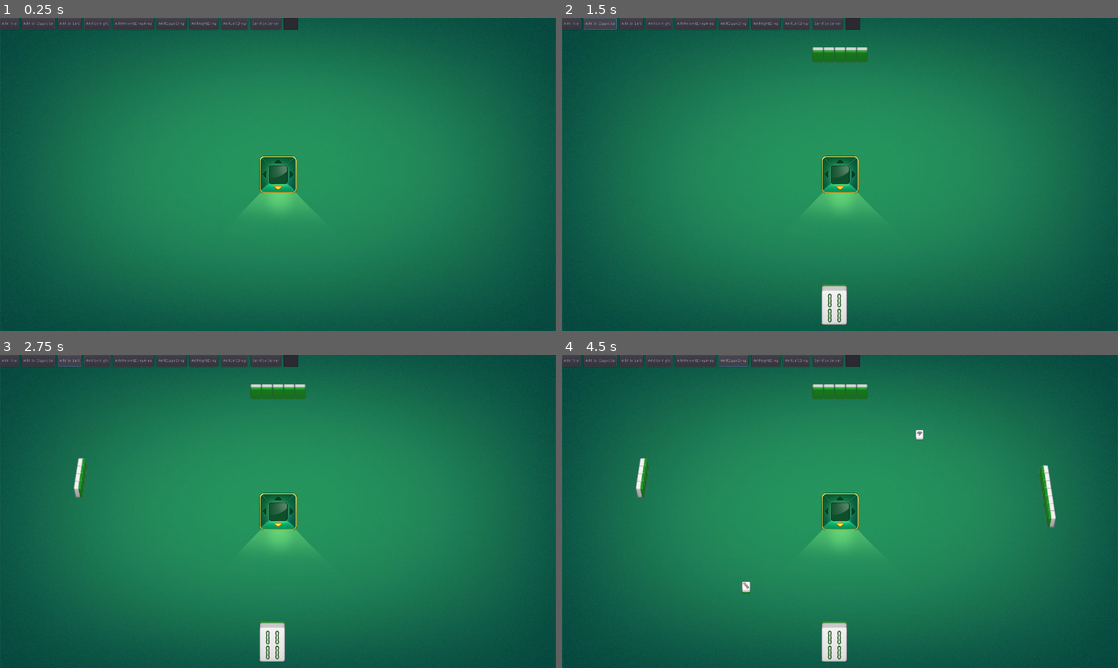
Above: before the commit, frames 1-4 (two rows, left to right).
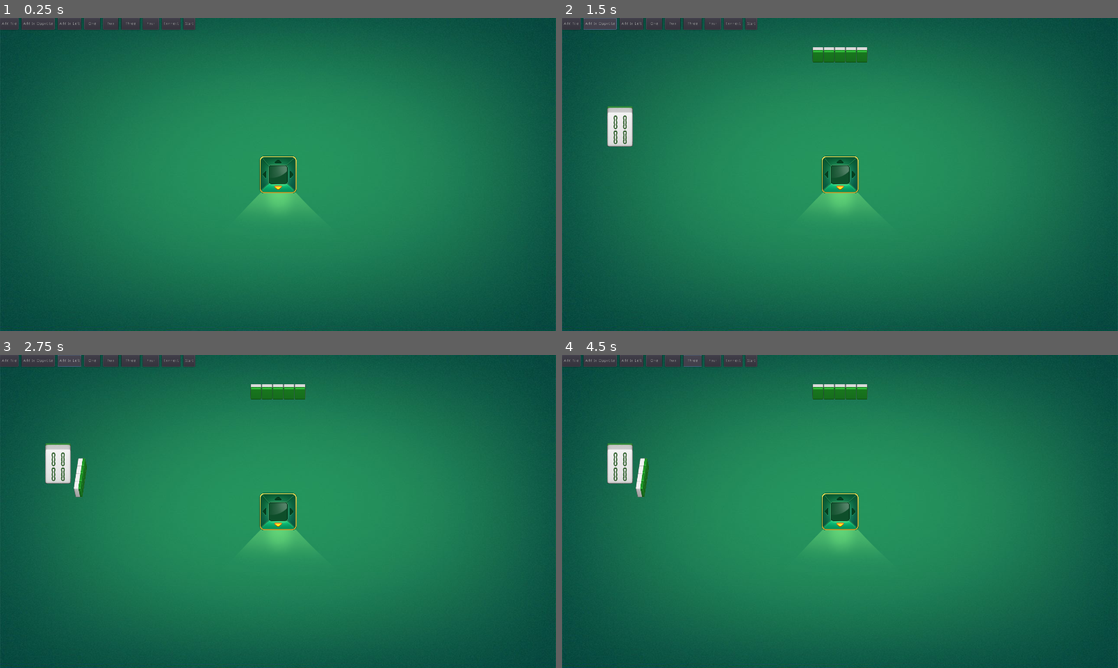
Above: after the commit, the same moments.

Repository: c-my/MahjongGame
Game: Godot game, scene res://Table.tscn
Same seed, same stepped clock (60 frames per second), same inputs: the game is played once before the commit and once after it. Before the commit the project has no main scene; this scene is started directly in both runs.
Inputs:
- Up to frame 1 (0.25 s): no input
- Up to frame 2 (1.5 s): click "Add Tile" at 0.5 s; click "Add to Oppotite" at 1.25 s
- Up to frame 3 (2.75 s): click "Add to Left" at 2 s
- Up to frame 4 (4.5 s): click "Add to Right" (after the commit: "One") at 2.75 s; click "AddBoomtDropArea" (after the commit: "Two") at 3.5 s; click "AddOppoDrop" (after the commit: "Three") at 4.25 s

The runs differ from the first frame. In frame 1, 0.9% of the frame differs, in the area x 15-54%, y 0-4%; in frame 2, 2.1%; in frame 3, 2.2%; in frame 4, 2.7%, in the area x 8-89%, y 0-98%.

Commit message:
interact with server

Diff:
--- a/BottomDropArea.gd
+++ b/BottomDropArea.gd
@@ -5,18 +5,16 @@
 # var a = 2
 # var b = "text"
 
-var tiles = []
 var texture
 
 
 # Called when the node enters the scene tree for the first time.
 func _ready():
 	texture = ImageTexture.new()
-	texture.load("res://Asset/Tile/DropTileBottom.png")
+	texture = load("res://Asset/Tile/DropTileBottom.png")
 
 func add_tile(suit, number):
 	var tile = get_tile_instance(suit, number)
-	tiles.append(tile)
 	add_child(tile)
 	show_tiles()
 
@@ -26,13 +24,18 @@
 	tile.centered = false
 	tile.vframes = 7
 	tile.hframes = 9
-	tile.frame_coords = Vector2(suit, number)
+	tile.frame_coords = Vector2(number-1, suit)
 	return tile
 
 func show_tiles():
-	for i in range(tiles.size()):
-		tiles[i].position = Vector2(i*Constants.Tile.BOTTOM_DROP_WIDTH, 0)
+	for i in range(get_children().size()):
+		get_children()[i].position = Vector2(i*Constants.Tile.BOTTOM_DROP_WIDTH, 0)
 	pass
+
+func clear_tiles():
+	for tile in get_children():
+		remove_child(tile)
+		tile.queue_free()
 
 # Called every frame. 'delta' is the elapsed time since the previous frame.
 #func _process(delta):
--- a/BottomHand.gd
+++ b/BottomHand.gd
@@ -5,6 +5,8 @@
 # var a = 2
 # var b = "text"
 
+var new_tile_suit = 0
+var new_tile_number = 0
 
 # Called when the node enters the scene tree for the first time.
 func _ready():
@@ -12,25 +14,46 @@
 
 func add_tile_by_instance(tile):
 	add_child(tile)
-	show_tiles()
+#	show_tiles()
 
 func remove_tile_by_instance(tile):
 	remove_child(tile)
-	show_tiles()
+#	show_tiles()
+
+func clear_tiles():
+	for child in get_children():
+		remove_child(child)
+		child.queue_free()
+
+func set_new_tile(suit, number):
+	new_tile_suit = suit
+	new_tile_number = number
 
 func show_tiles():
 	var tiles = get_children()
 	var length = tiles.size()*Constants.Tile.WIDTH
 	var y = Constants.Screen.HEIGHT - Constants.Table.BOTTOM_HAND_MARGIN_Y - Constants.Tile.HEIGHT
 	var x = (Constants.Screen.WIDTH - Constants.Table.BOTTOM_LIE_WIDTH - length)/2.0
-	print_debug(x,", ",y)
+	var new_tile_flag = true
+	var new_tile_index = -1
+
 	set_position(Vector2(x, y))
 	for i in range(tiles.size()):
+#		if new_tile_flag and new_tile_number!=0 and tiles[i].suit==new_tile_number and tiles[i].number==new_tile_number:
+#			new_tile_flag = false
+#			new_tile_index = i
+#			continue
 		if not tiles[i].is_selected:
 			tiles[i].position = Vector2(i*Constants.Tile.WIDTH, 0)
 		else:
 			tiles[i].position = Vector2(i*Constants.Tile.WIDTH, -Constants.Tile.SELECT_HEIGHT)
-	print_debug("show_tiles")
+
+#	if new_tile_index!=-1:
+#		var new_tile = tiles[new_tile_index]
+#		if not tiles[new_tile_index].is_selected:
+#			new_tile.position = Vector2((length+1)*Constants.Tile.WIDTH, 0)
+#		else:
+#			new_tile.position = Vector2((length+1), -Constants.Tile.SELECT_HEIGHT)
 
 func sort_tiles():
 	pass
--- a/ConnManager.gd
+++ b/ConnManager.gd
@@ -8,10 +8,9 @@
 var url = "ws://127.0.0.1"
 var port = "1114"
 
-enum MsgType {GameMsg = 0, ChatMsg}
-enum PlayerAction {Start, Deal, Chow, Pong, Kong, Win}
-
-signal deal_tiles
+signal recv_game_msg
+signal deal_tiles	# 发牌
+signal draw_tile	# 抓牌
 
 
 # Our WebSocketClient instance
@@ -27,6 +26,9 @@
 	# Alternatively, you could check get_peer(1).get_available_packets() in a loop.
 	_client.connect("data_received", self, "_on_data")
 
+
+
+func connect_ws():
 	# Initiate connection to the given URL.
 	var err = _client.connect_to_url(url+":"+port)
 	if err != OK:
@@ -58,14 +60,25 @@
 	print("Got data from server: ", data_recv)
 	var json_recv = JSON.parse(data_recv)
 	var json = json_recv.result
-	if json["msg_type"]==MsgType.GameMsg:
-		if json["available_actions"][0]==PlayerAction.Deal:
-			print_debug("current tiles: ", json["current_tile"])
-			print_debug("type: ", typeof(json["current_tile"]))
-			emit_signal("deal_tiles", json)
+	if json["msg_type"]==Message.msg_type.GAME_MSG:
+		emit_signal("recv_game_msg", json)
 	print_debug("msg_type: ", json_recv.result["msg_type"])
 
 func _process(delta):
 	# Call this in _process or _physics_process. Data transfer, and signals
 	# emission will only happen when calling this function.
 	_client.poll()
+
+func send_start():
+	var msg = Message.game_msg_dict
+	msg["action"]=Message.player_action.START
+	msg["chow_type"] = Message.chow_type.NAC
+	send_message(to_json(msg))
+
+func send_discard(tile, order):
+	var msg = Message.game_msg_dict
+	msg["action"]=Message.player_action.DISCARD
+	msg["tile"] = tile
+	msg["table_order"] = order
+	msg["chow_type"] = Message.chow_type.NAC
+	send_message(to_json(msg))
--- a/LeftDropArea.gd
+++ b/LeftDropArea.gd
@@ -5,18 +5,16 @@
 # var a = 2
 # var b = "text"
 
-var tiles = []
 var texture
 
 
 # Called when the node enters the scene tree for the first time.
 func _ready():
 	texture = ImageTexture.new()
-	texture.load("res://Asset/Tile/DropTileSide.png")
+	texture = load("res://Asset/Tile/DropTileSide.png")
 
 func add_tile(suit, number):
 	var tile = get_tile_instance(suit, number)
-	tiles.append(tile)
 	add_child(tile)
 	show_tiles()
 
@@ -26,16 +24,20 @@
 	tile.centered = false
 	tile.vframes = 7
 	tile.hframes = 9
-	tile.frame_coords = Vector2(suit, number)
+	tile.frame_coords = Vector2(number-1, suit)
 	tile.flip_h = true
 	return tile
 
 func show_tiles():
-	for i in range(tiles.size()):
-		tiles[i].position = Vector2(-i*Constants.Tile.SIDE_DROP_DIFF,
+	for i in range(get_children().size()):
+		get_children()[i].position = Vector2(-i*Constants.Tile.SIDE_DROP_DIFF,
 				i*(Constants.Tile.SIDE_DROP_HEIGHT-Constants.Tile.SIDE_DROP_THICK))
 	pass
 
+func clear_tiles():
+	for tile in get_children():
+		remove_child(tile)
+		tile.queue_free()
 # Called every frame. 'delta' is the elapsed time since the previous frame.
 #func _process(delta):
 #	pass
--- a/LeftHand.gd
+++ b/LeftHand.gd
@@ -26,8 +26,6 @@
 
 
 func rearrange_tiles():
-	print_debug("tiles_count:", tiles.size())
-	print_debug("hand loc:", self.position)
 	for i in range(tiles.size()):
 		tiles[i].position = Vector2(-i*Constants.Tile.SIDE_HAND_DIFF, i*Constants.Tile.SIDE_HAND_WIDTH)
 
@@ -40,7 +38,7 @@
 # Called when the node enters the scene tree for the first time.
 func _ready():
 	texture = ImageTexture.new()
-	texture.load("res://Asset/Tile/LeftHand.png")
+	texture = load("res://Asset/Tile/LeftHand.png")
 
 
 # Called every frame. 'delta' is the elapsed time since the previous frame.
--- /dev/null
+++ b/Message.gd
@@ -0,0 +1,25 @@
+extends Node
+
+
+# Declare member variables here. Examples:
+# var a = 2
+# var b = "text"
+
+
+# Called when the node enters the scene tree for the first time.
+func _ready():
+	pass # Replace with function body.
+
+enum msg_type{GAME_MSG}
+
+enum player_action{START,DEAL, CHOW,PONG, EXPOSED_KONG, CONCEALED_KONG, ADDED_KONG, WIN, CANCEL, DISCARD, DRAW}
+
+enum chow_type{LEFT, MID, RIGHT, NAC}
+
+var game_msg_dict = {
+	"msg_type":msg_type.GAME_MSG,
+	"table_order":0,
+	"action":player_action.START,
+	"tile":{"suit":0,"number":0},
+	"chow_type":chow_type.NAC,
+}
--- a/OppositeDropArea.gd
+++ b/OppositeDropArea.gd
@@ -5,18 +5,16 @@
 # var a = 2
 # var b = "text"
 
-var tiles = []
 var texture
 
 
 # Called when the node enters the scene tree for the first time.
 func _ready():
 	texture = ImageTexture.new()
-	texture.load("res://Asset/Tile/DropTileOppo.png")
+	texture = load("res://Asset/Tile/DropTileOppo.png")
 
 func add_tile(suit, number):
 	var tile = get_tile_instance(suit, number)
-	tiles.append(tile)
 	add_child(tile)
 	show_tiles()
 
@@ -26,14 +24,18 @@
 	tile.centered = false
 	tile.vframes = 7
 	tile.hframes = 9
-	tile.frame_coords = Vector2(suit, number)
+	tile.frame_coords = Vector2(number-1, suit)
 	return tile
 
 func show_tiles():
-	for i in range(tiles.size()):
-		tiles[i].position = Vector2(-i*Constants.Tile.OPPOSITE_DROP_WIDTH, 0)
+	for i in range(get_children().size()):
+		get_children()[i].position = Vector2(-i*Constants.Tile.OPPOSITE_DROP_WIDTH, 0)
 	pass
 
+func clear_tiles():
+	for tile in get_children():
+		remove_child(tile)
+		tile.queue_free()
 # Called every frame. 'delta' is the elapsed time since the previous frame.
 #func _process(delta):
 #	pass
--- a/OppositeHand.gd
+++ b/OppositeHand.gd
@@ -26,8 +26,6 @@
 
 
 func rearrange_tiles():
-	print_debug("tiles_count:", tiles.size())
-	print_debug("hand loc:", self.position)
 	for i in range(tiles.size()):
 		tiles[i].position = Vector2(i*Constants.Tile.OPPOSITE_HAND_WIDTH, 0)
 	var x = (Constants.Screen.WIDTH - get_children().size()*Constants.Tile.OPPOSITE_HAND_WIDTH)/2.0
@@ -43,7 +41,7 @@
 # Called when the node enters the scene tree for the first time.
 func _ready():
 	texture = ImageTexture.new()
-	texture.load("res://Asset/Tile/OppositeHand.png")
+	texture = load("res://Asset/Tile/OppositeHand.png")
 
 
 # Called every frame. 'delta' is the elapsed time since the previous frame.
--- a/RightDropArea.gd
+++ b/RightDropArea.gd
@@ -5,18 +5,16 @@
 # var a = 2
 # var b = "text"
 
-var tiles = []
 var texture
 
 
 # Called when the node enters the scene tree for the first time.
 func _ready():
 	texture = ImageTexture.new()
-	texture.load("res://Asset/Tile/DropTileSide.png")
+	texture = load("res://Asset/Tile/DropTileSide.png")
 
 func add_tile(suit, number):
 	var tile = get_tile_instance(suit, number)
-	tiles.append(tile)
 	add_child(tile)
 	move_child(tile, 0)
 	show_tiles()
@@ -27,14 +25,19 @@
 	tile.centered = false
 	tile.vframes = 7
 	tile.hframes = 9
-	tile.frame_coords = Vector2(suit, number)
+	tile.frame_coords = Vector2(number-1, suit)
 	return tile
 
 func show_tiles():
-	for i in range(tiles.size()):
-		tiles[i].position = Vector2(-i*Constants.Tile.SIDE_DROP_DIFF,
+	for i in range(get_children().size()):
+		get_children()[i].position = Vector2(-i*Constants.Tile.SIDE_DROP_DIFF,
 				-i*(Constants.Tile.SIDE_DROP_HEIGHT-Constants.Tile.SIDE_DROP_THICK))
 	pass
+
+func clear_tiles():
+	for tile in get_children():
+		remove_child(tile)
+		tile.queue_free()
 
 # Called every frame. 'delta' is the elapsed time since the previous frame.
 #func _process(delta):
--- a/RightHand.gd
+++ b/RightHand.gd
@@ -26,8 +26,6 @@
 
 
 func rearrange_tiles():
-	print_debug("tiles_count:", tiles.size())
-	print_debug("hand loc:", self.position)
 	for i in range(tiles.size()):
 		tiles[i].position = Vector2(i*Constants.Tile.SIDE_HAND_DIFF, i*Constants.Tile.SIDE_HAND_WIDTH)
 
@@ -40,7 +38,7 @@
 # Called when the node enters the scene tree for the first time.
 func _ready():
 	texture = ImageTexture.new()
-	texture.load("res://Asset/Tile/RightHand.png")
+	texture = load("res://Asset/Tile/RightHand.png")
 
 
 # Called every frame. 'delta' is the elapsed time since the previous frame.
--- a/Table.gd
+++ b/Table.gd
@@ -11,7 +11,7 @@
 
 # Called when the node enters the scene tree for the first time.
 func _ready():
-	ConnManager.connect("deal_tiles", self, "deal_tile")
+	ConnManager.connect("recv_game_msg", self, "handle_game_msg")
 	# center the timer
 	pass # Replace with function body.
 
@@ -22,22 +22,86 @@
 	$BottomHand.remove_tile_by_instance(tile)
 	# TODO:send websocket msg
 
+func handle_game_msg(msg):
+	set_hand_areas(msg)
+	set_drop_areas(msg)
+	set_timer_direction(msg)
+	set_turn(msg)
+	# 处理逻辑
+
 func deal_tile(msg):
-	var tiles = msg["current_tile"]
-	for i in range(tiles.size()):
+	set_hand_areas(msg)
+	set_drop_areas(msg)
+	set_timer_direction(msg)
+	set_turn(msg)
 
+
+
+func set_hand_areas(msg):
+	var tiles_count = msg["player_tile"]
+	$RightHand.show_tiles(tiles_count[(my_table_order+1)%4]["hand_tiles"].size())
+	$OppositeHand.show_tiles(tiles_count[(my_table_order+2)%4]["hand_tiles"].size())
+	$LeftHand.show_tiles(tiles_count[(my_table_order+3)%4]["hand_tiles"].size())
+
+	var my_tiles = msg["player_tile"][my_table_order]["hand_tiles"]
+	$BottomHand.clear_tiles()
+	for i in range(my_tiles.size()):
 		var t = Tile.instance()
-		t.set_tile_type(tiles[i]["suit"], tiles[i]["number"])
+		t.set_tile_type(my_tiles[i]["suit"], my_tiles[i]["number"])
+		t.connect("clicked", self, "handle_tile_click")
 		$BottomHand.add_tile_by_instance(t)
-		pass
-	var tiles_count = msg["tiles_count"]
-	$RightHand.show_tiles(tiles_count[(my_table_order+1)%4])
-	$OppositeHand.show_tiles(tiles_count[(my_table_order+2)%4])
-	$LeftHand.show_tiles(tiles_count[(my_table_order+3)%4])
+	$BottomHand.show_tiles()
+
+func set_drop_areas(msg):
+	var bottom_drop_tiles = msg["player_tile"][my_table_order]["drop_tiles"]
+	$BottomDropArea.clear_tiles()
+	if bottom_drop_tiles!=null:
+		for t in bottom_drop_tiles:
+			$BottomDropArea.add_tile(t["suit"], t["number"])
+	var right_drop_tiles = msg["player_tile"][(my_table_order+1)%4]["drop_tiles"]
+	$RightDropArea.clear_tiles()
+	if right_drop_tiles!=null:
+		for t in right_drop_tiles:
+			$RightDropArea.add_tile(t["suit"], t["number"])
+	var oppo_drop_tiles = msg["player_tile"][(my_table_order+2)%4]["drop_tiles"]
+	$OppositeDropArea.clear_tiles()
+	if oppo_drop_tiles!=null:
+		for t in oppo_drop_tiles:
+			$OppositeDropArea.add_tile(t["suit"], t["number"])
+	var left_drop_tiles = msg["player_tile"][(my_table_order+3)%4]["drop_tiles"]
+	$LeftDropArea.clear_tiles()
+	if left_drop_tiles!=null:
+		for t in left_drop_tiles:
+			$LeftDropArea.add_tile(t["suit"], t["number"])
+
+func set_timer_direction(msg):
+	var current_turn = msg["current_turn"]
+	var direction
+	if current_turn==my_table_order%4:
+		direction = Constants.Timer_Table.DIRECTION.BOTTOM
+	elif  current_turn==(my_table_order+1)%4:
+		direction = Constants.Timer_Table.DIRECTION.RIGHT
+	elif  current_turn==(my_table_order+2)%4:
+		direction = Constants.Timer_Table.DIRECTION.OPPOSITE
+	elif  current_turn==(my_table_order+3)%4:
+		direction = Constants.Timer_Table.DIRECTION.LEFT
+	$Timer.show_timer(direction)
+
+func set_turn(msg):
+	if msg["current_turn"]==my_table_order:
+		is_my_turn = true
+	else:
+		is_my_turn = false
 
 # Called every frame. 'delta' is the elapsed time since the previous frame.
 #func _process(delta):
 #	pass
+
+func handle_tile_click(suit, number):
+	if not is_my_turn:
+		return
+	ConnManager.send_discard({"suit":suit, "number": number}, my_table_order)
+
 
 
 func _on_Button_pressed():
@@ -55,26 +119,24 @@
 
 
 func _on_Button4_pressed():
-	$RightHand.show_tiles(randi()%13)
+	my_table_order = 0
 
 
 func _on_Button5_pressed():
-	$BottomDropArea.add_tile(randi()%3, randi()%9)
-	pass # Replace with function body.
+	my_table_order = 1
 
 
 func _on_Button6_pressed():
-	$OppositeDropArea.add_tile(randi()%3, randi()%9)
+	my_table_order = 2
 
 
 func _on_Button7_pressed():
-	$RightDropArea.add_tile(randi()%3, randi()%9)
+	my_table_order = 3
 
 
 func _on_Button8_pressed():
-	$LeftDropArea.add_tile(randi()%3, randi()%9)
-	pass # Replace with function body.
+	ConnManager.connect_ws()
 
 
 func _on_Button9_pressed():
-	ConnManager.send_message($HBoxContainer/TextEdit.text)
+	ConnManager.send_start()
--- a/Table.tscn
+++ b/Table.tscn
@@ -122,47 +122,41 @@
 margin_bottom = 40.0
 text = "Add to Left"
 
-[node name="Button4" type="Button" parent="HBoxContainer"]
+[node name="One" type="Button" parent="HBoxContainer"]
 margin_left = 291.0
-margin_right = 381.0
+margin_right = 346.0
 margin_bottom = 40.0
-text = "Add to Right"
+text = "  One  "
 
-[node name="Button5" type="Button" parent="HBoxContainer"]
-margin_left = 391.0
-margin_right = 531.0
+[node name="Two" type="Button" parent="HBoxContainer"]
+margin_left = 356.0
+margin_right = 409.0
 margin_bottom = 40.0
-text = "AddBoomtDropArea"
+text = "  Two  "
 
-[node name="Button6" type="Button" parent="HBoxContainer"]
-margin_left = 541.0
-margin_right = 644.0
+[node name="Three" type="Button" parent="HBoxContainer"]
+margin_left = 419.0
+margin_right = 483.0
 margin_bottom = 40.0
-text = "AddOppoDrop"
+text = "  Three  "
 
-[node name="Button7" type="Button" parent="HBoxContainer"]
-margin_left = 654.0
-margin_right = 754.0
+[node name="Four" type="Button" parent="HBoxContainer"]
+margin_left = 493.0
+margin_right = 549.0
 margin_bottom = 40.0
-text = "AddRightDrop"
+text = "  Four  "
 
-[node name="Button8" type="Button" parent="HBoxContainer"]
-margin_left = 764.0
-margin_right = 856.0
+[node name="ConnectButton" type="Button" parent="HBoxContainer"]
+margin_left = 559.0
+margin_right = 623.0
 margin_bottom = 40.0
-text = "AddLeftDrop"
+text = "Connect"
 
-[node name="Button9" type="Button" parent="HBoxContainer"]
-margin_left = 866.0
-margin_right = 970.0
+[node name="StartButton" type="Button" parent="HBoxContainer"]
+margin_left = 633.0
+margin_right = 674.0
 margin_bottom = 40.0
-text = "Send to Server"
-
-[node name="TextEdit" type="TextEdit" parent="HBoxContainer"]
-margin_left = 980.0
-margin_right = 1030.0
-margin_bottom = 40.0
-rect_min_size = Vector2( 50, 0 )
+text = "Start"
 
 [node name="BottomDropArea" type="Node2D" parent="."]
 position = Vector2( 621.315, 779.207 )
@@ -182,9 +176,9 @@
 [connection signal="pressed" from="HBoxContainer/Button" to="." method="_on_Button_pressed"]
 [connection signal="pressed" from="HBoxContainer/Button2" to="." method="_on_Button2_pressed"]
 [connection signal="pressed" from="HBoxContainer/Button3" to="." method="_on_Button3_pressed"]
-[connection signal="pressed" from="HBoxContainer/Button4" to="." method="_on_Button4_pressed"]
-[connection signal="pressed" from="HBoxContainer/Button5" to="." method="_on_Button5_pressed"]
-[connection signal="pressed" from="HBoxContainer/Button6" to="." method="_on_Button6_pressed"]
-[connection signal="pressed" from="HBoxContainer/Button7" to="." method="_on_Button7_pressed"]
-[connection signal="pressed" from="HBoxContainer/Button8" to="." method="_on_Button8_pressed"]
-[connection signal="pressed" from="HBoxContainer/Button9" to="." method="_on_Button9_pressed"]
+[connection signal="pressed" from="HBoxContainer/One" to="." method="_on_Button4_pressed"]
+[connection signal="pressed" from="HBoxContainer/Two" to="." method="_on_Button5_pressed"]
+[connection signal="pressed" from="HBoxContainer/Three" to="." method="_on_Button6_pressed"]
+[connection signal="pressed" from="HBoxContainer/Four" to="." method="_on_Button7_pressed"]
+[connection signal="pressed" from="HBoxContainer/ConnectButton" to="." method="_on_Button8_pressed"]
+[connection signal="pressed" from="HBoxContainer/StartButton" to="." method="_on_Button9_pressed"]
--- a/Tile.gd
+++ b/Tile.gd
@@ -29,21 +29,19 @@
 func _input(event):
 	if (event is InputEventMouseButton or event is InputEventScreenTouch) and  event.pressed :
 		if get_rect().has_point(to_local(event.position)):
-			emit_signal("clicked", self)
-			print_debug("pressed")
+			emit_signal("clicked", self.suit, self.number)
 			get_tree().set_input_as_handled()
 
 func mouse_enter_handler():
 	is_selected = true
 	position = Vector2(position.x, position.y-Constants.Tile.SELECT_HEIGHT)
-	print_debug("entered")
-	pass
+
 
 func mouse_exit_handler():
 	is_selected = false
 	position = Vector2(position.x, position.y+Constants.Tile.SELECT_HEIGHT)
-	print_debug("leaved")
-	pass
+
+
 
 
 
--- a/project.godot
+++ b/project.godot
@@ -16,11 +16,13 @@
 [application]
 
 config/name="MahjongGame"
+run/main_scene="res://Table.tscn"
 config/icon="res://icon.png"
 
 [autoload]
 
 Constants="*res://Constants.gd"
+Message="*res://Message.gd"
 ConnManager="*res://ConnManager.gd"
 
 [display]
